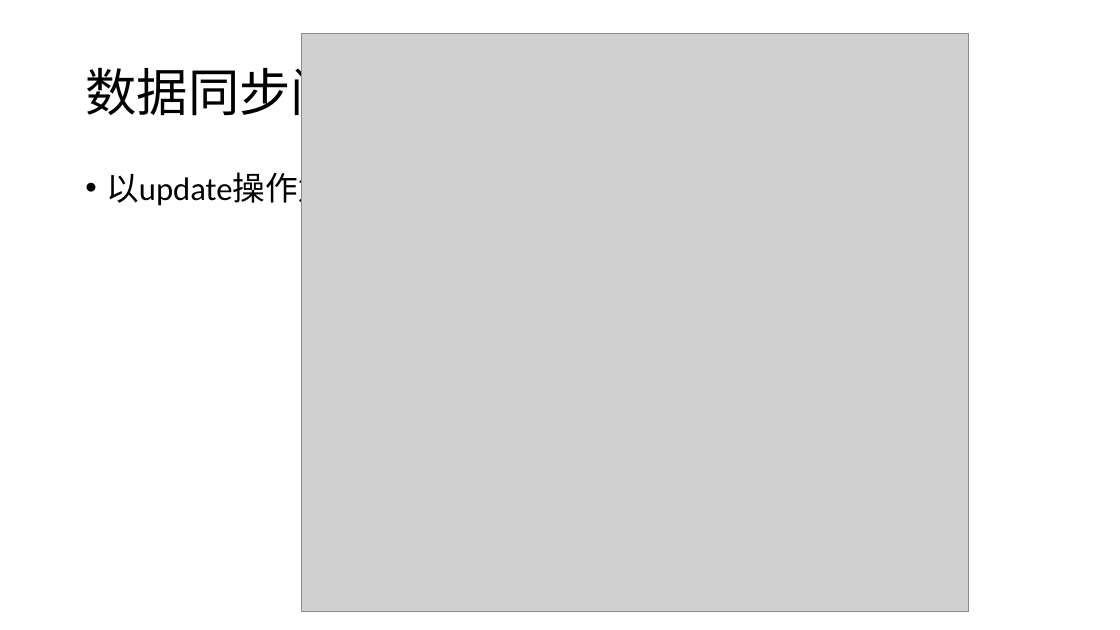
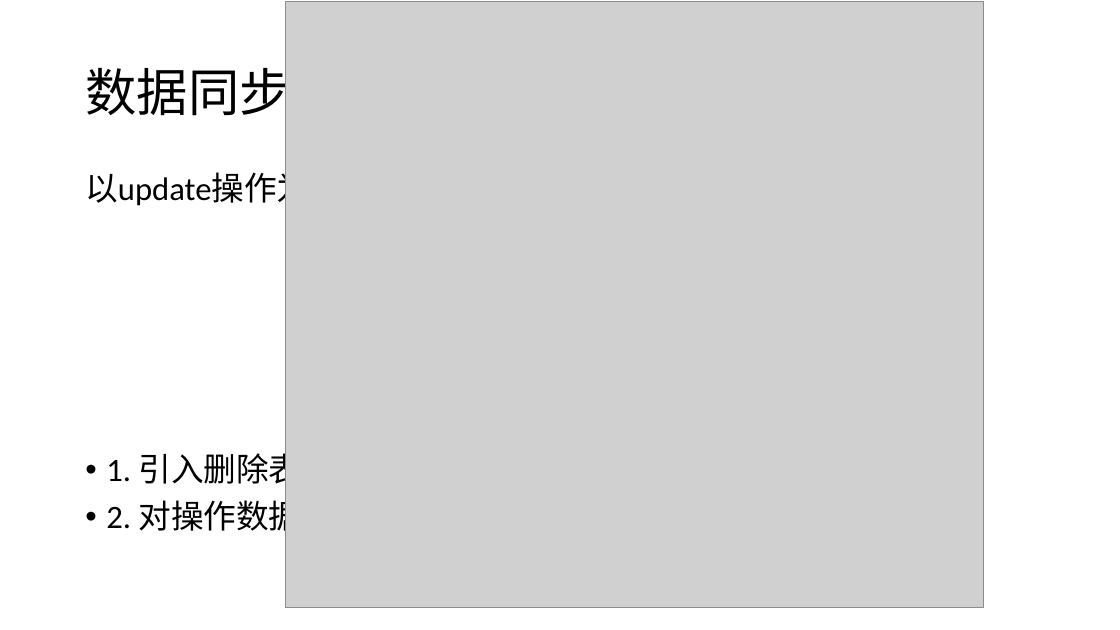
Before and after one commit to ryan255/graduation-thesis, a slide deck: slide 11 of 基于kafka的分布式存储架构应用研究.pptx (slide 10 before the commit). Drawn at 1120x630 pixels with LibreOffice and Linux fonts; fonts in the diff are those of the drawing; grey boxes stand for pictures; background and template pictures are left out. Boxes give left, top, right and bottom in pixels: in the first picture for what was removed or moved away, otherwise in the second. Text is boxed around its words. In the diff, an @@ line names an element or a change of style, - is before the commit and + after.

```diff
--- a/基于kafka的分布式存储架构应用研究.pptx
+++ b/基于kafka的分布式存储架构应用研究.pptx
@@ picture: place and size @@
-picture at <box>302,34,968,612</box>
+picture at <box>286,1,984,607</box>
@@ text at <box>85,166,342,208</box>: bullet • to none @@
@@ text at <box>106,448,465,537</box>: paragraphs added @@
+• 1. 引入删除表（伪删除）
+• 2. 对操作数据加入版本号
```
Also in this commit, not shown: 3 other slides changed, 1 slide added.
